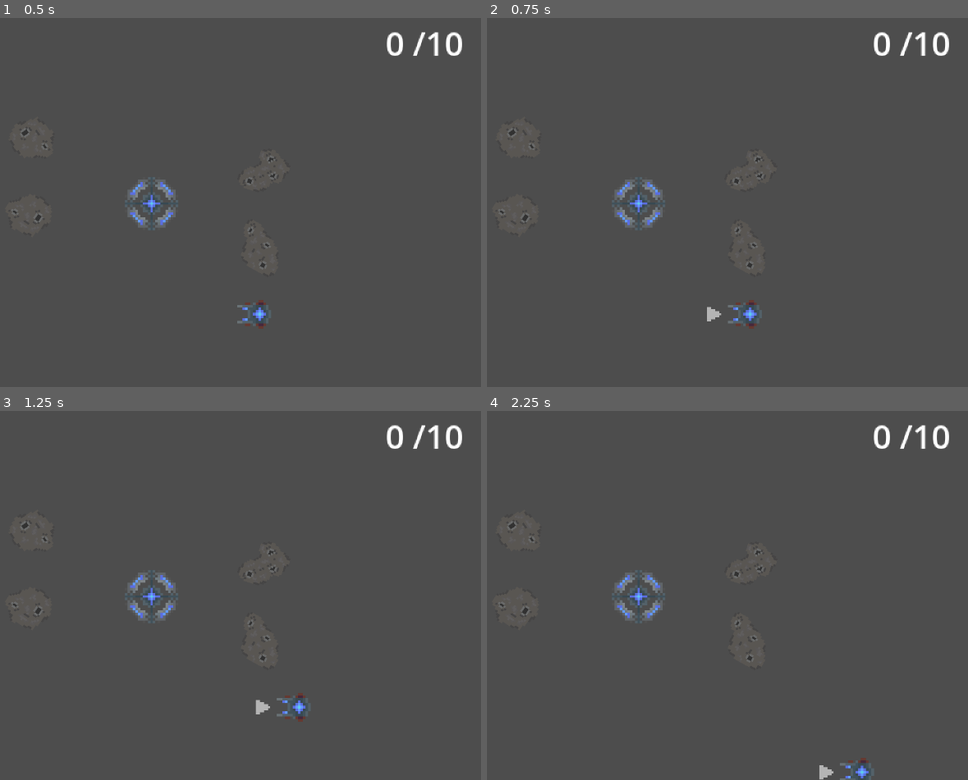
Above: before the commit, frames 1-4 (two rows, left to right).
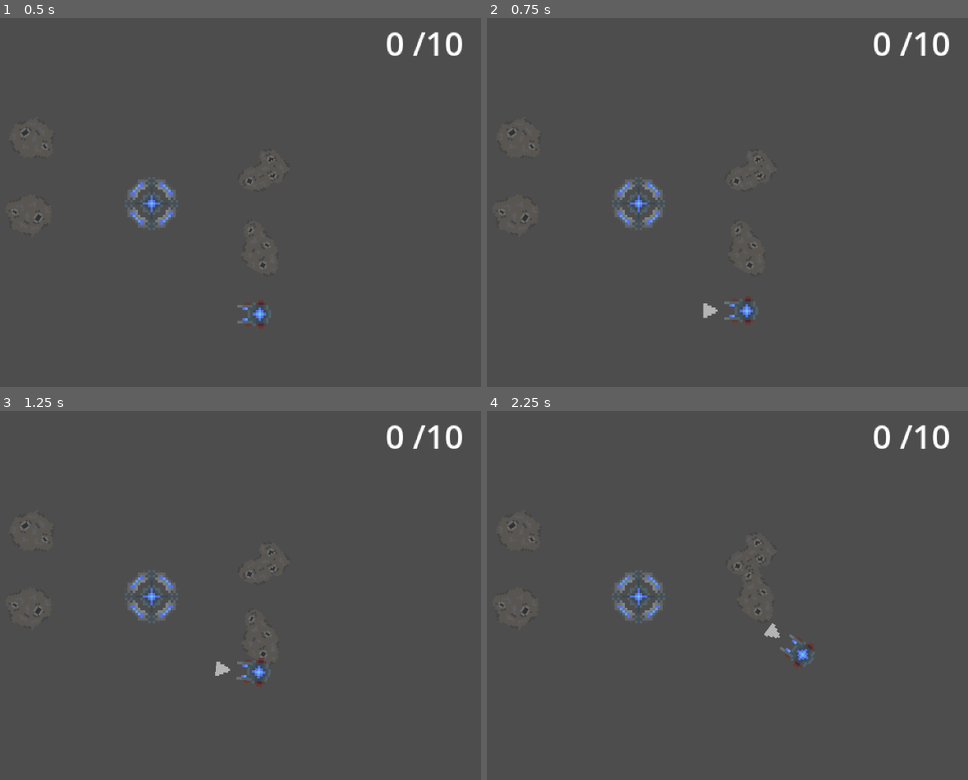
Above: after the commit, the same moments.

Repository: ima-cow/Space-asteroid-miner
Game: Godot game, scene res://scenes/game.tscn
Same seed, same stepped clock (60 frames per second), same inputs: the game is played once before the commit and once after it.
Inputs (mouse positions are in pixels of both pictures, inside the frame that each line leads up to):
- Up to frame 1 (0.5 s): no input
- Up to frame 2 (0.75 s): tap Enter at 0.5 s; move the mouse to (515, 213) at 0.52 s; hold D (right) from 0.53 s (still down); hold Space (beam) from 0.53 s (still down); click (515, 213) at 0.67 s
- Up to frame 3 (1.25 s): keep holding D (right); keep holding Space (beam)
- Up to frame 4 (2.25 s): move the mouse to (751, 562) at 1.27 s; release D (right) at 1.28 s; release Space (beam) at 1.28 s; hold S (down, bound only before the commit) 1.28-2.03 s; tap Space (beam) at 1.35 s; click (751, 562) at 1.42 s; move the mouse to (746, 639) at 2.02 s; hold D (right) from 2.03 s (still down); hold Space (beam) from 2.03 s (still down); click (746, 639) at 2.17 s

Frame 1 is identical in both runs. In frame 2, 0.4% of the frame differs, in the area x 44-58%, y 75-85%; in frame 3, 0.6%; in frame 4, 0.7%, in the area x 51-81%, y 34-100%.

Commit message:
wow, got rotation working but no gems :)

Diff:
--- a/project.godot
+++ b/project.godot
@@ -40,12 +40,12 @@
 "events": [Object(InputEventKey,"resource_local_to_scene":false,"resource_name":"","device":-1,"window_id":0,"alt_press …(192 unchanged characters)…
 ]
 }
-up={
+forward={
 "deadzone": 0.2,
 "events": [Object(InputEventKey,"resource_local_to_scene":false,"resource_name":"","device":-1,"window_id":0,"alt_press …(192 unchanged characters)…
 ]
 }
-down={
+back={
 "deadzone": 0.2,
 "events": [Object(InputEventKey,"resource_local_to_scene":false,"resource_name":"","device":-1,"window_id":0,"alt_press …(192 unchanged characters)…
 ]
--- a/scripts/ship_movement.gd
+++ b/scripts/ship_movement.gd
@@ -4,18 +4,18 @@
 
 var ship_pos := global_position
 
-@export var rotation_speed_degrees:float = 180
+@export var rotation_speed_degrees:float = 10.0
+func _physics_process(_delta: float) -> void:
+	var horizontal_direction := Input.get_axis("forward", "back")
+	var vertical_direction := Input.get_axis("left", "right")
 
-func _physics_process(_delta: float) -> void:
-	var horizontal_direction := Input.get_axis("left", "right")
-	var vertical_direction := Input.get_axis("up", "down")
-
-	var relative_direction:Vector2 = transform.x * horizontal_direction
+	var relative_direction_x:Vector2 = transform.x * horizontal_direction
+	var relative_direction_y:Vector2 = -transform.y * vertical_direction
 	var rotation_direction:float = Input.get_axis("Rotation_Left", "Rotation_Right")
 	rotation_degrees += rotation_direction * rotation_speed_degrees * _delta
 
 	if horizontal_direction or vertical_direction:
-		apply_central_force(Vector2(horizontal_direction*SPEED, vertical_direction*SPEED))
+		apply_central_force((relative_direction_x+relative_direction_y)*SPEED)
 
 	if Input.is_action_just_pressed("beam"):
 		$Beam.visible = true
